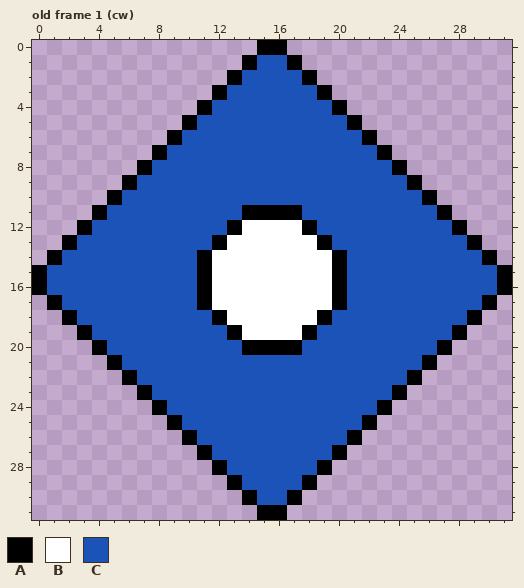
A pixel-art file gets an edit: Assets/Aseprite/enemy.aseprite. Above: the version before the commit.
32x32 pixels, 12 frames. Colours within 5 levels of each other are drawn and written as one. Shown: old frame 1 (cw). The commit also changed other frames, which this record leaves out.
Visible layers, top first: "eye", "Layer 1".
Palette (. is transparent): A #000000  B #ffffff  C #1b53b9
Pixels before, old frame 1 (cw), first column x 0:
 0 ...............AA...............
 1 ..............ACCA..............
 2 .............ACCCCA.............
 3 ............ACCCCCCA............
 4 ...........ACCCCCCCCA...........
 5 ..........ACCCCCCCCCCA..........
 6 .........ACCCCCCCCCCCCA.........
 7 ........ACCCCCCCCCCCCCCA........
 8 .......ACCCCCCCCCCCCCCCCA.......
 9 ......ACCCCCCCCCCCCCCCCCCA......
10 .....ACCCCCCCCCCCCCCCCCCCCA.....
11 ....ACCCCCCCCCAAAACCCCCCCCCA....
12 ...ACCCCCCCCCABBBBACCCCCCCCCA...
13 ..ACCCCCCCCCABBBBBBACCCCCCCCCA..
14 .ACCCCCCCCCABBBBBBBBACCCCCCCCCA.
15 ACCCCCCCCCCABBBBBBBBACCCCCCCCCCA
16 ACCCCCCCCCCABBBBBBBBACCCCCCCCCCA
17 .ACCCCCCCCCABBBBBBBBACCCCCCCCCA.
18 ..ACCCCCCCCCABBBBBBACCCCCCCCCA..
19 ...ACCCCCCCCCABBBBACCCCCCCCCA...
20 ....ACCCCCCCCCAAAACCCCCCCCCA....
21 .....ACCCCCCCCCCCCCCCCCCCCA.....
22 ......ACCCCCCCCCCCCCCCCCCA......
23 .......ACCCCCCCCCCCCCCCCA.......
24 ........ACCCCCCCCCCCCCCA........
25 .........ACCCCCCCCCCCCA.........
26 ..........ACCCCCCCCCCA..........
27 ...........ACCCCCCCCA...........
28 ............ACCCCCCA............
29 .............ACCCCA.............
30 ..............ACCA..............
31 ...............AA...............
The result:
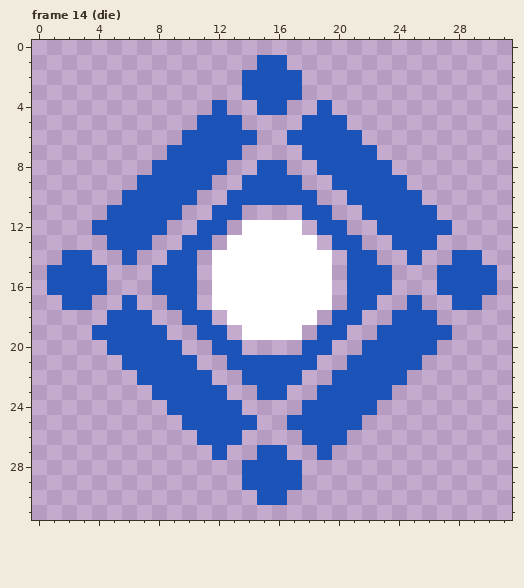
A new or re-ordered frame is compared with the old frame closest to it.
What changed:
frames 12 -> 35
Changed rows in their new state; - is an unchanged pixel.
Frame 14 (die) is new; against old frame 1 (cw), layers "eye", "Layer 1":
first column x 0:
 0 ---------------..---------------
 1 --------------.--.--------------
 2 -------------.----.-------------
 3 ------------..----..------------
 4 -----------.-..--..-.-----------
 5 ----------.---....---.----------
 6 ---------.-----..-----.---------
 7 --------.-----....-----.--------
 8 -------.-----..--..-----.-------
 9 ------.-----..----..-----.------
10 -----.-----..------..-----.-----
11 ----.-----..--....--..-----.----
12 ---.-----..--.----.--..-----.---
13 --...---..--.------.--..---...--
14 -.--..-..--.--------.--..-..--.-
15 .----...---.--------.---...----.
16 .----...---.--------.---...----.
17 -.--..-..--.--------.--..-..--.-
18 --...---..--.------.--..---...--
19 ---.-----..--.----.--..-----.---
20 ----.-----..--....--..-----.----
21 -----.-----..------..-----.-----
22 ------.-----..----..-----.------
23 -------.-----..--..-----.-------
24 --------.-----....-----.--------
25 ---------.-----..-----.---------
26 ----------.---....---.----------
27 -----------.-..--..-.-----------
28 ------------..----..------------
29 -------------.----.-------------
30 --------------.--.--------------
31 ---------------..---------------
Pixel boxes of the changes (left, top, right, bottom) in both pictures:
erased: (32, 40, 512, 520)
